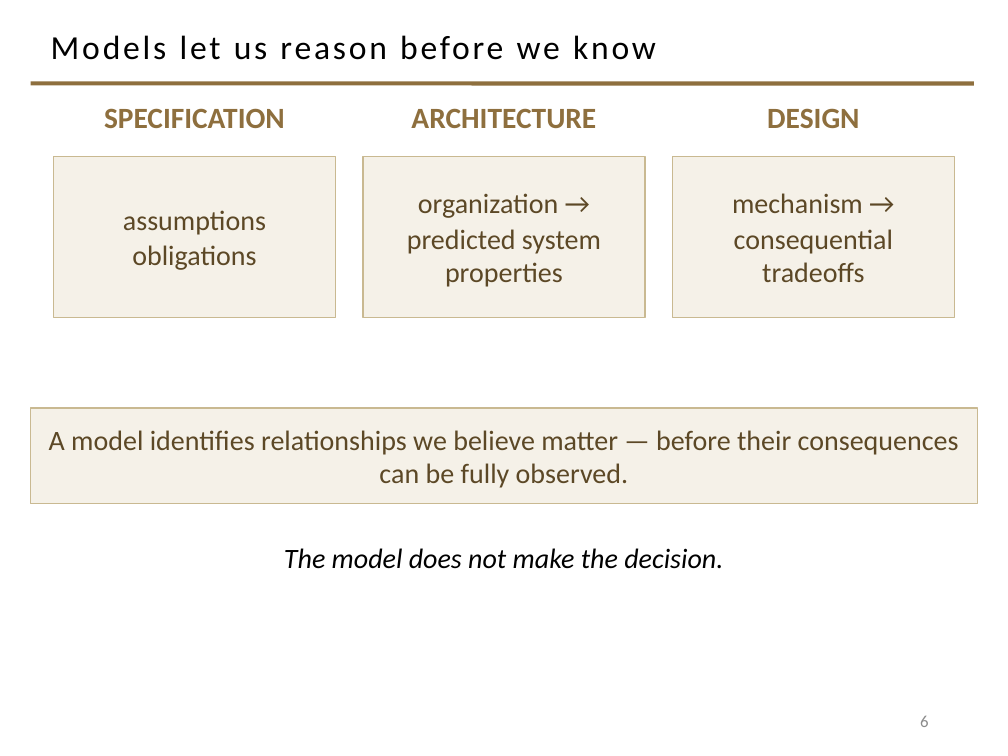
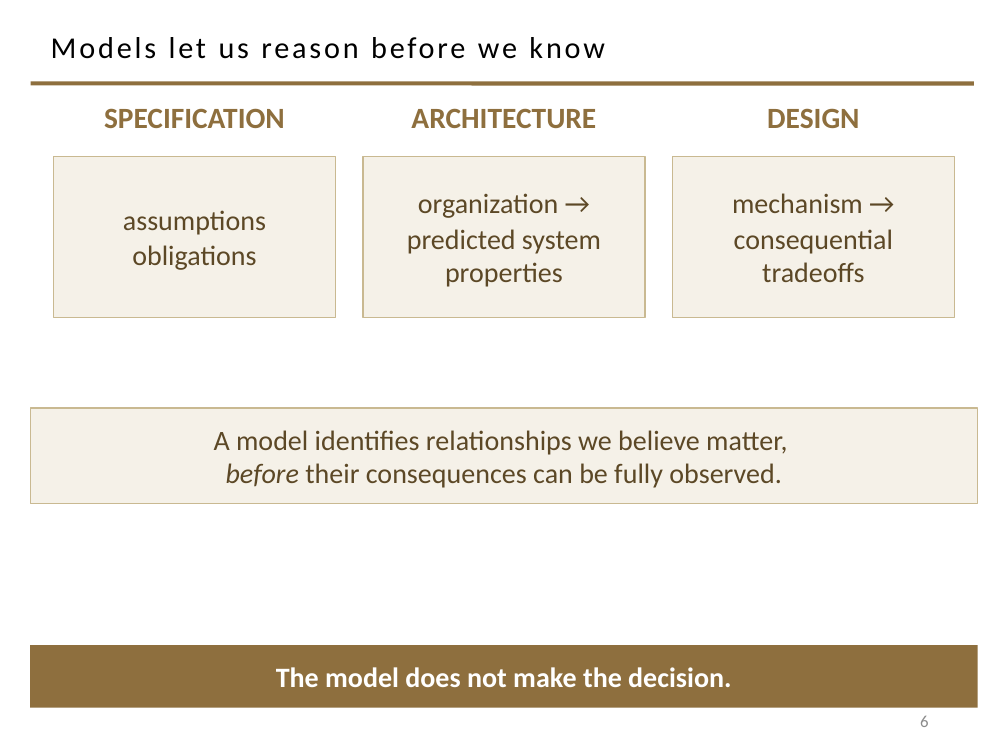
Before and after one commit to davisjam/model-based-agentic-software-engineering, a slide deck: slide 6 of course/lectures/act-1-foundations/09-engineering-decision-making-and-metrics/1-9-Engineering-Decision-Making-and-Metrics.pptx. Drawn at 1008x756 pixels with LibreOffice and Linux fonts; fonts in the diff are those of the drawing; background and template pictures are left out. Boxes give left, top, right and bottom in pixels: in the first picture for what was removed or moved away, otherwise in the second. Text is boxed around its words. In the diff, an @@ line names an element or a change of style, - is before the commit and + after.

```diff
--- a/course/lectures/act-1-foundations/09-engineering-decision-making-and-metrics/1-9-Engineering-Decision-Making-and-Metrics.pptx
+++ b/course/lectures/act-1-foundations/09-engineering-decision-making-and-metrics/1-9-Engineering-Decision-Making-and-Metrics.pptx
@@ title "Models let us reason before ..." at (x1=51, y1=37, x2=604, y2=59): size 24 to 21.6 pt @@
@@ text in rectangle at (x1=214, y1=430, x2=787, y2=488): text changed @@
-A model identifies relationships we believe matter — before their consequences can be fully observed.
+A model identifies relationships we believe matter,
+before their consequences can be fully observed.
@@ rectangle "The model does not make ..." resized from (x1=284, y1=548, x2=723, y2=569) to (x1=30, y1=645, x2=978, y2=708) @@
@@ rectangle "The model does not make ..." at (x1=30, y1=645, x2=978, y2=708): text colour #000000 to #FFFFFF, bold on, italic off; vertical alignment top to middle; fill none to #8E6F3E @@
```
Also in this commit, not shown: 23 other slides changed.
